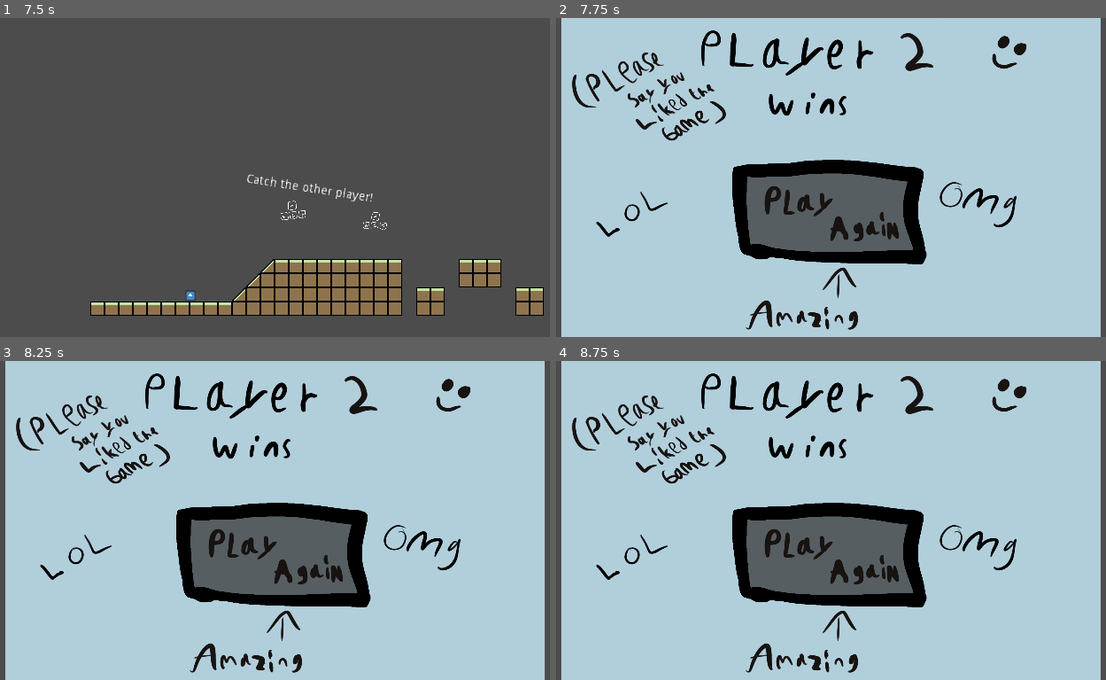
Above: before the commit, frames 1-4 (two rows, left to right).
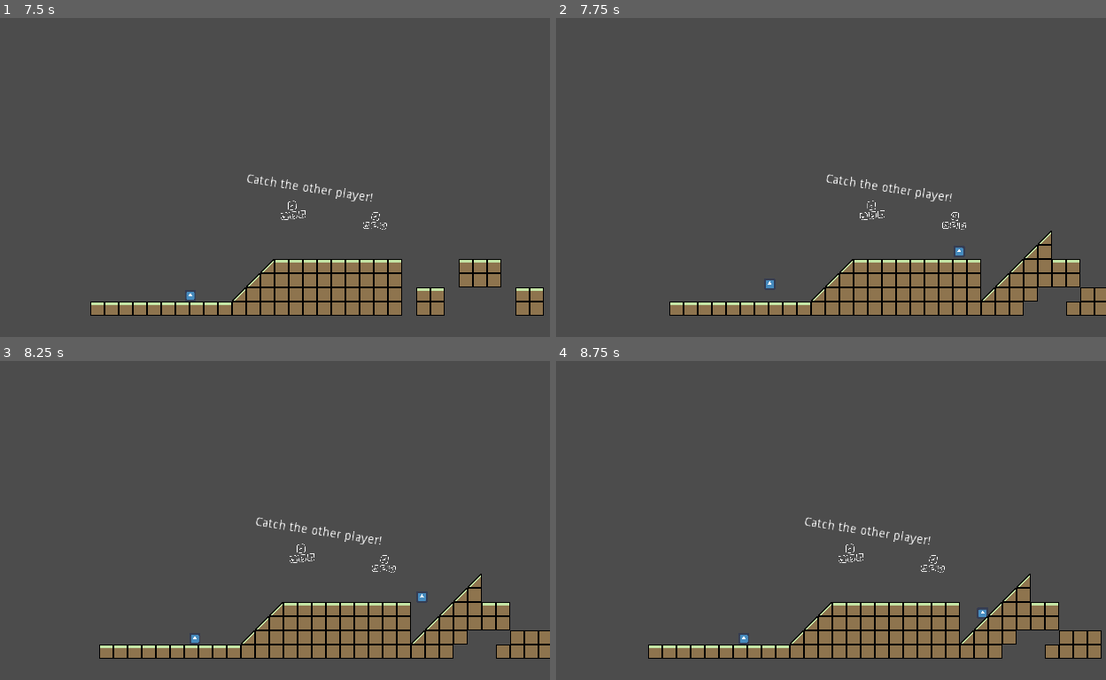
Above: after the commit, the same moments.

Repository: alteduard/TasjammGodot
Game: Godot game, scene res://Assets/Scenes/Game.tscn
The game is run twice, just before and just after one commit, with the same random seed, the same clock (stepped at 60 frames per second) and the same inputs. The engine's default icon, where the game draws it, is replaced by a stand-in: a white triangle on a blue panel in a dark square.
Inputs:
- Up to frame 1 (7.5 s): tap Enter at 0.5 s; hold D (right1) 0.53-2.03 s; tap Left (left2) every 1.5 s from 0.6 to 6.6 s; tap W (jump1) at 0.77, 1.52, 3.02, 3.77, 4.52, 6.02, 6.77 s; tap Right (right2) every 1.5 s from 1.35 to 7.35 s; hold A (left1) 2.03-2.78 s; hold D (right1) 2.78-4.28 s; hold A (left1) 4.28-5.03 s; hold D (right1) 5.03-5.78 s; tap Space at 5.75 s; hold A (left1) 5.78-7.28 s; hold D (right1) from 7.28 s (still down)
- Up to frame 2 (7.75 s): keep holding D (right1); tap W (jump1) at 7.52 s
- Up to frame 3 (8.25 s): keep holding D (right1); tap Left (left2) at 8.1 s
- Up to frame 4 (8.75 s): keep holding D (right1)

Frame 1 is identical in both runs. In frame 2, 92% of the frame differs, in the area x 0-100%, y 0-100%; in frame 3, 92%; in frame 4, 92%.

Commit message:
Revert "Merge branch 'master' of https://github.com/AnonymousTechEd/TasjammGodot"
This reverts commit d11b5074d581fa260c9f92ca31cea40238af64fa, reversing
changes made to 7f55216fe5bb2d73e47e766cad38a1b8961b6408.

Diff:
--- a/Assets/Scripts/Player.gd
+++ b/Assets/Scripts/Player.gd
@@ -31,10 +31,10 @@
 
 
 func Fall():
-	if(position.y > 313.076 and player1):
-		get_tree().change_scene("res://Assets/Scenes/Player2Wins.tscn")
-	if(position.y > 313.076 and !player1):
-		get_tree().change_scene("res://Assets/Scenes/Player1Wins.tscn")
+	if(position.y > 313.076):
+		get_tree().reload_current_scene()
+		#position = spawnpoint
+
 
 func Movement(delta):
 	var direction_x = Input.get_action_strength(right) - Input.get_action_strength(left)
